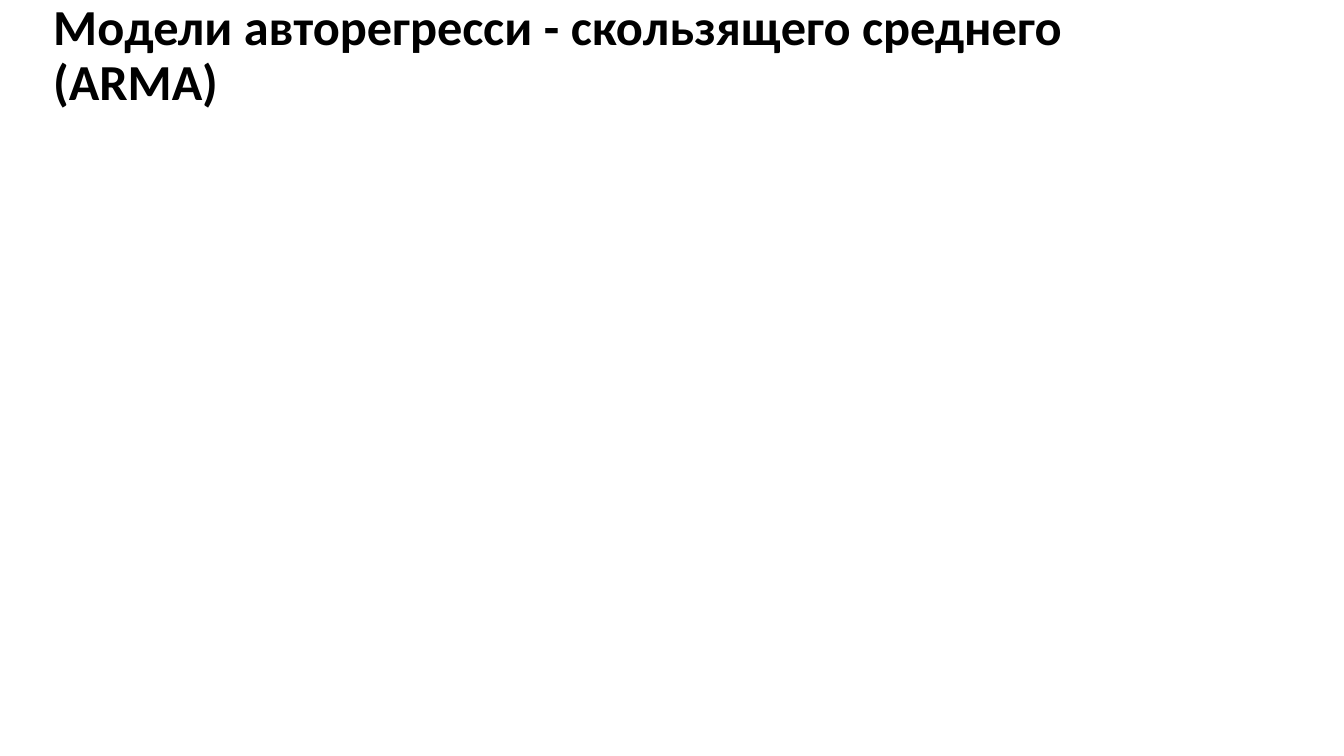
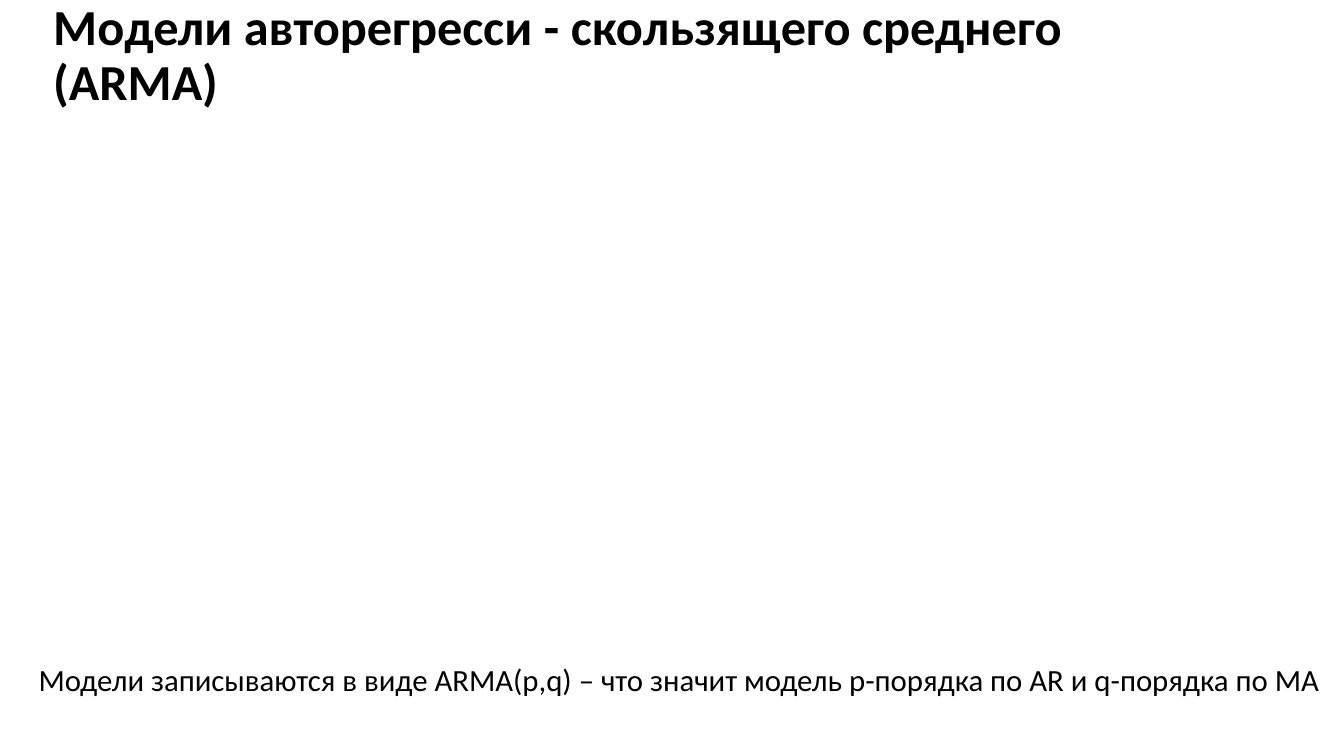
Before and after one commit to MVRonkin/TimeSeriesCourse, a slide deck: slide 8 of 2025/LEC/04-1 ARIMA new.pptx (slide 7 before the commit). Drawn at 1344x756 pixels with LibreOffice and Linux fonts; fonts in the diff are those of the drawing; grey boxes stand for pictures. Boxes give left, top, right and bottom in pixels: in the first picture for what was removed or moved away, otherwise in the second. Text is boxed around its words. In the diff, an @@ line names an element or a change of style, - is before the commit and + after.

```diff
--- a/2025/LEC/04-1 ARIMA new.pptx
+++ b/2025/LEC/04-1 ARIMA new.pptx
@@ text added at <box>39,668,1319,696</box>, 22 pt, text #000000 @@
+Модели записываются в виде ARMA(p,q) – что значит модель p-порядка по AR и q-порядка по MA
```
Also in this commit, not shown: 14 slides added, 1 slide removed, 3 other files.
